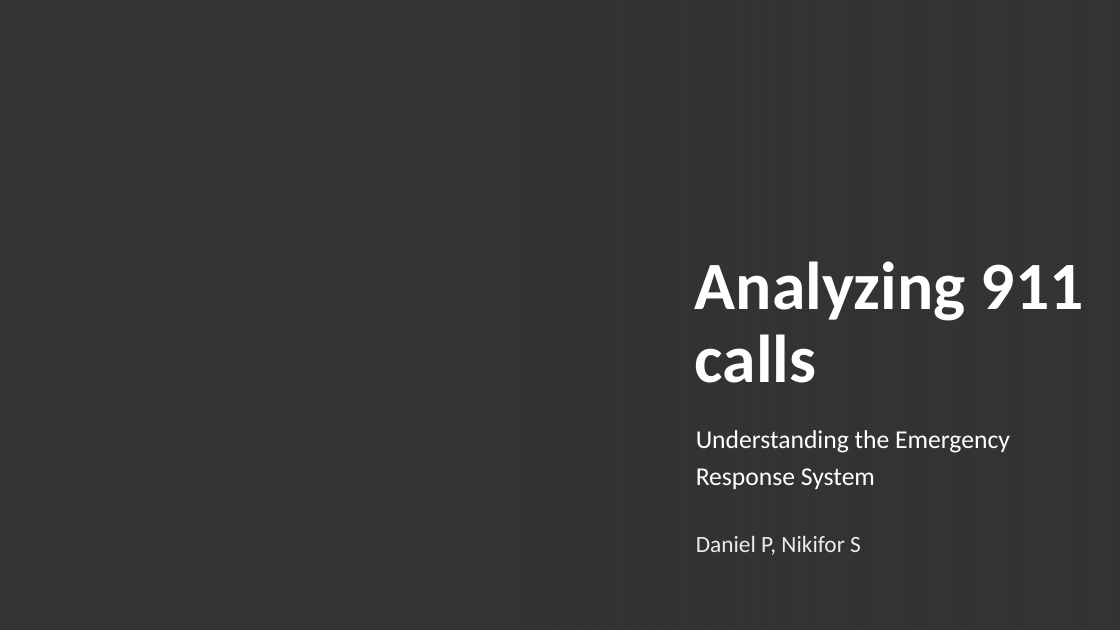
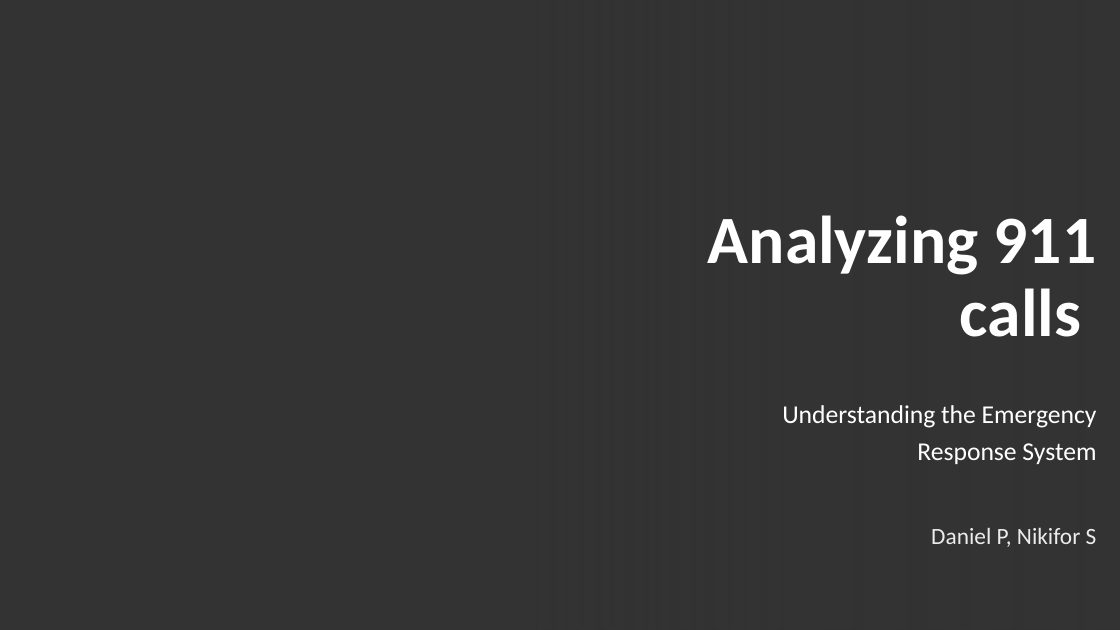
Before and after one commit to NikiforSokolov/debootcamp-sf-law-enforcement-calls, a slide deck: slide 1 of docs/presentation.pptx. Drawn at 1120x630 pixels with LibreOffice and Linux fonts; fonts in the diff are those of the drawing; background and template pictures are left out. Boxes give left, top, right and bottom in pixels: in the first picture for what was removed or moved away, otherwise in the second. Text is boxed around its words. In the diff, an @@ line names an element or a change of style, - is before the commit and + after.

```diff
--- a/docs/presentation.pptx
+++ b/docs/presentation.pptx
@@ title "Analyzing 911 calls": place and size @@
-title "Analyzing 911 calls" at bbox=[695, 261, 1084, 383]
+title "Analyzing 911 calls" at bbox=[708, 215, 1097, 337]
@@ alignment left to right in 3 elements at bbox=[931, 528, 1097, 547], bbox=[708, 215, 1097, 337], bbox=[782, 405, 1097, 464] @@
@@ subtitle "Understanding the Emergency Response System": place and size @@
-subtitle "Understanding the Emergency Response System" at bbox=[696, 430, 1010, 489]
+subtitle "Understanding the Emergency Response System" at bbox=[782, 405, 1097, 464]
@@ text "Daniel P, Nikifor S": place and size @@
-text "Daniel P, Nikifor S" at bbox=[696, 536, 861, 555]
+text "Daniel P, Nikifor S" at bbox=[931, 528, 1097, 547]
```
Also in this commit, not shown: 5 other slides changed, 4 slides added, 1 slide removed.
